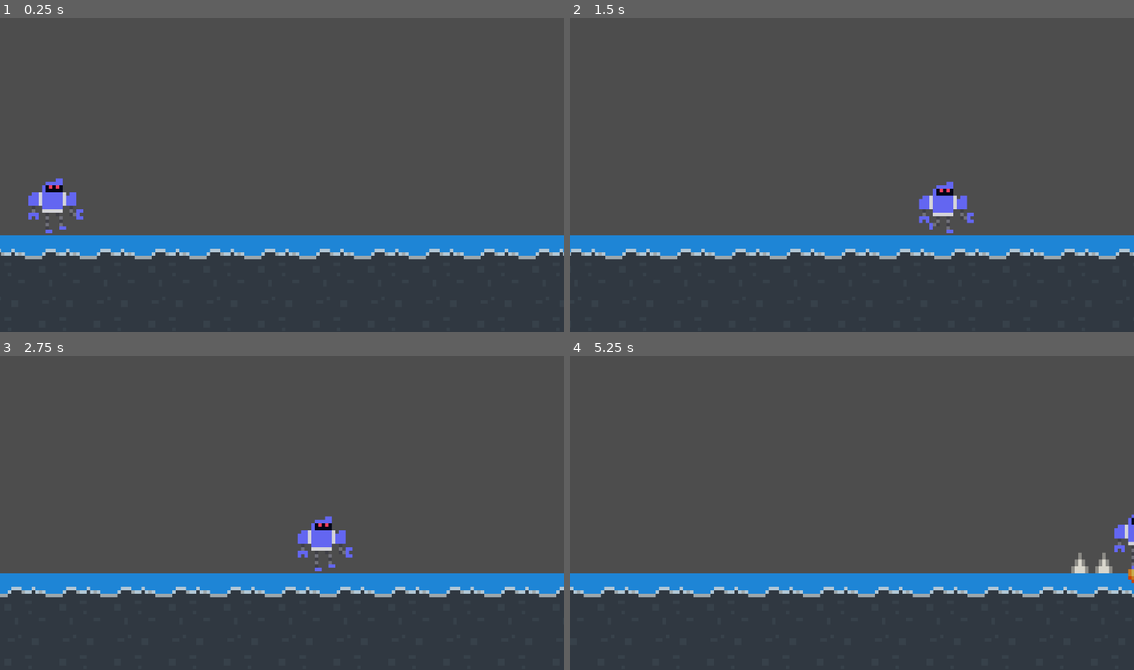
Above: before the commit, frames 1-4 (two rows, left to right).
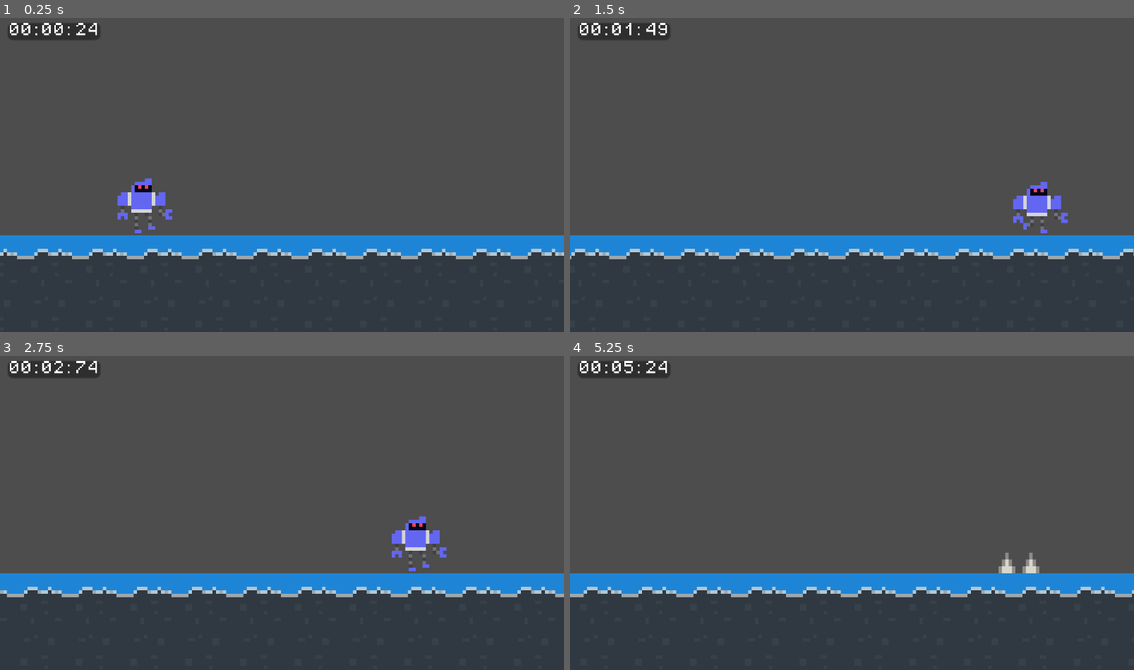
Above: after the commit, the same moments.

Repository: rajariandhana/RoboRunner
Game: Godot game, scene res://scenes/game.tscn
Same seed, same stepped clock (60 frames per second), same inputs: the game is played once before the commit and once after it.
Inputs:
- Up to frame 1 (0.25 s): no input
- Up to frame 2 (1.5 s): tap Enter (ui_accept) at 0.5, 0.77 s; hold Right (ui_right) from 0.53 s (still down)
- Up to frame 3 (2.75 s): tap Enter (ui_accept) at 1.52 s; release Right (ui_right) at 2.03 s; hold Left (ui_left) from 2.03 s (still down)
- Up to frame 4 (5.25 s): release Left (ui_left) at 2.78 s; hold Right (ui_right) 2.78-4.28 s; tap Enter (ui_accept) at 3.02, 3.77, 4.52 s; hold Left (ui_left) 4.28-5.03 s; hold Right (ui_right) from 5.03 s (still down)

The runs differ from the first frame. In frame 1, 3.8% of the frame differs, in the area x 0-100%, y 1-77%; in frame 2, 3.4%; in frame 3, 4.3%; in frame 4, 3.6%.

Commit message:
Add stopwatch

Diff:
--- a/scenes/game.tscn
+++ b/scenes/game.tscn
@@ -1,11 +1,10 @@
-[gd_scene load_steps=7 format=3 uid="uid://eu4jb4g0l8wb"]
+[gd_scene load_steps=6 format=3 uid="uid://eu4jb4g0l8wb"]
 
 [ext_resource type="PackedScene" uid="uid://ecytbli35ftq" path="res://scenes/player.tscn" id="1_uwrxv"]
 [ext_resource type="Script" uid="uid://dsuwk0oxrqxgk" path="res://scenes/game_manager.gd" id="1_yqjtg"]
 [ext_resource type="PackedScene" uid="uid://g8kt57ha300c" path="res://scenes/ground.tscn" id="3_lnu2h"]
-[ext_resource type="PackedScene" uid="uid://bh0dvjs384ktx" path="res://scenes/enemy_rocket.tscn" id="4_lbhrr"]
-[ext_resource type="PackedScene" uid="uid://df67n73fvgixq" path="res://scenes/enemy_blade.tscn" id="5_iywne"]
-[ext_resource type="PackedScene" uid="uid://djrwubi7ddst0" path="res://scenes/enemy_spike.tscn" id="6_p57ef"]
+[ext_resource type="Script" uid="uid://bhdwehsgsbaxx" path="res://scripts/stop_watch.gd" id="5_iywne"]
+[ext_resource type="FontFile" uid="uid://by3jvrxmonp55" path="res://assets/fonts/PixelOperator8.ttf" id="7_u5sy4"]
 
 [node name="Game" type="Node2D"]
 
@@ -24,18 +23,53 @@
 zoom = Vector2(7, 7)
 
 [node name="Player" parent="." instance=ExtResource("1_uwrxv")]
-position = Vector2(-66, -10)
-
-[node name="Area2D" parent="." instance=ExtResource("4_lbhrr")]
-position = Vector2(0, -79)
-
-[node name="Area2D2" parent="." instance=ExtResource("4_lbhrr")]
-position = Vector2(0, -91)
-
-[node name="Area2D4" parent="." instance=ExtResource("5_iywne")]
-position = Vector2(140, -98)
-
-[node name="Area2D6" parent="." instance=ExtResource("6_p57ef")]
-position = Vector2(54, -79)
+position = Vector2(-40, -10)
 
 [node name="Timer" type="Timer" parent="."]
+
+[node name="Score" type="Label" parent="."]
+visible = false
+offset_left = -79.0
+offset_top = -62.0
+offset_right = 13.0
+offset_bottom = -39.0
+theme_override_fonts/font = ExtResource("7_u5sy4")
+theme_override_font_sizes/font_size = 8
+text = "Score:"
+
+[node name="StopWatch" type="Panel" parent="."]
+offset_left = -80.0
+offset_top = -62.0
+offset_right = -26.0
+offset_bottom = -52.0
+scale = Vector2(0.5, 0.5)
+script = ExtResource("5_iywne")
+
+[node name="Minutes" type="Label" parent="StopWatch"]
+layout_mode = 0
+offset_right = 19.0
+offset_bottom = 8.0
+theme_override_fonts/font = ExtResource("7_u5sy4")
+theme_override_font_sizes/font_size = 8
+text = "00:"
+horizontal_alignment = 2
+
+[node name="Seconds" type="Label" parent="StopWatch"]
+layout_mode = 0
+offset_left = 19.0
+offset_right = 38.0
+offset_bottom = 8.0
+theme_override_fonts/font = ExtResource("7_u5sy4")
+theme_override_font_sizes/font_size = 8
+text = "00:"
+horizontal_alignment = 2
+
+[node name="Miliseconds" type="Label" parent="StopWatch"]
+layout_mode = 0
+offset_left = 39.0
+offset_right = 53.0
+offset_bottom = 8.0
+theme_override_fonts/font = ExtResource("7_u5sy4")
+theme_override_font_sizes/font_size = 8
+text = "00"
+horizontal_alignment = 2
--- a/scenes/game_manager.gd
+++ b/scenes/game_manager.gd
@@ -4,9 +4,11 @@
 @onready var ground_1: TileMap = $"../Ground1"
 @onready var ground_2: TileMap = $"../Ground2"
 @onready var timer: Timer = $"../Timer"
+@onready var scoreText: Label = $"../Score"
+@onready var player: Player = $"../Player"
 
 var SPEED = 100
-var DIRECTION = -1
+const DIRECTION = -1
 var VELOCITY = SPEED * DIRECTION
 var GROUND_WIDTH
 
@@ -14,6 +16,8 @@
 const blade_scene = preload("res://scenes/enemy_blade.tscn")
 const spike_scene = preload("res://scenes/enemy_spike.tscn")
 const enemiesType := [rocket_scene, blade_scene, spike_scene]
+
+var SCORE: int
 
 var lastSpawnTime = 0.0
 var spawnInterval = 0.0
@@ -29,6 +33,8 @@
 var enemies: Array
 var lastEnemy: Enemy
 
+const PLAYER_X = -40.0
+
 func _ready() -> void:
 	ground_1.position.x = 0
 	GROUND_WIDTH = ground_1.get_used_rect().size.x * ground_1.tile_set.tile_size.x
@@ -37,10 +43,13 @@
 
 	lastSpawnTime = Time.get_ticks_msec() / 1000.0
 	spawnInterval = randf_range(SPAWN_TIME_MIN, SPAWN_TIME_MAX)
+	SCORE = 0
+	player.position.x = PLAYER_X
 
 # Called every frame. 'delta' is the elapsed time since the previous frame.
 func _process(delta: float) -> void:
 	var res = VELOCITY * delta
+
 	ground_1.position.x += res
 	ground_2.position.x += res
 	if ground_1.position.x < -GROUND_WIDTH:
@@ -60,3 +69,13 @@
 	enemy.position = Vector2i(SPAWN_X, SPAWN_Y_MIN)
 	add_child(enemy)
 	print("SPAWNED: "+enemy.enemy_name)
+
+func get_velocity():
+	VELOCITY = SPEED * DIRECTION
+	return VELOCITY
+
+func increase_difficulty():
+	print("SCORE REACHED "+str(SCORE))
+	SPEED += 10
+	VELOCITY = get_velocity()
+	print("INCREASE DIFFICULTY: SPEED: "+str(SPEED))
--- a/scripts/enemy.gd
+++ b/scripts/enemy.gd
@@ -4,18 +4,26 @@
 @onready var game_manager: Node = get_tree().root.get_node("Game/GameManager")
 @onready var animated_sprite_2d: AnimatedSprite2D = $AnimatedSprite2D
 @export var enemy_name: String
+@onready var score: Label = $"../Score"
 
 var VELOCITY
 var DESPAWN_X
+var PLAYER_X: float
+#var ADD_SCORE: bool
 
 func _ready() -> void:
 	VELOCITY = game_manager.VELOCITY
 	DESPAWN_X = game_manager.DESPAWN_X
+	PLAYER_X = game_manager.PLAYER_X
+	#ADD_SCORE = true
 
 func _process(delta: float) -> void:
 	position.x += VELOCITY * delta
 	if position.x < DESPAWN_X:
 		queue_free()
+	#if position.x < PLAYER_X && ADD_SCORE:
+		#ADD_SCORE = false
+		#game_manager.add_score(1)
 
 func _on_body_entered(body: Node2D) -> void:
 	print("DEATH CAUSE: collide with "+name)
--- /dev/null
+++ b/scripts/stop_watch.gd
@@ -0,0 +1,31 @@
+extends Panel
+
+@onready var game_manager: Node = %GameManager
+
+var time: float = 0.0
+var minutes: int = 0
+var seconds: int = 0
+var miliseconds: int = 0
+
+@onready var minutesLabel: Label = $Minutes
+@onready var secondsLabel: Label = $Seconds
+@onready var milisecondsLabel: Label = $Miliseconds
+
+var last_difficulty_increase_time: int = -10
+
+func _ready() -> void:
+	print("TIME SET")
+
+func _process(delta: float) -> void:
+	time += delta
+	miliseconds = fmod(time, 1) * 100
+	seconds = fmod(time, 60)
+
+	minutes = fmod(time, 3600) / 60
+	minutesLabel.text = str("%02d:" % minutes)
+	secondsLabel.text = str("%02d:" % seconds)
+	milisecondsLabel.text = str("%02d" % miliseconds)
+
+	if int(time) % 10 == 0 and int(time) != last_difficulty_increase_time:
+		game_manager.increase_difficulty()
+		last_difficulty_increase_time = int(time)
Not shown, added: scripts/stop_watch.gd.uid
